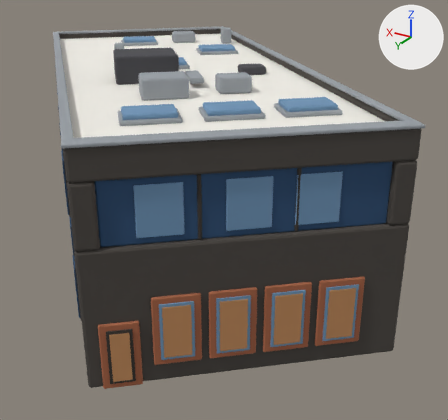
Two versions of the glTF model artifacts/101-south-park/101-south-park.glb, one commit apart.
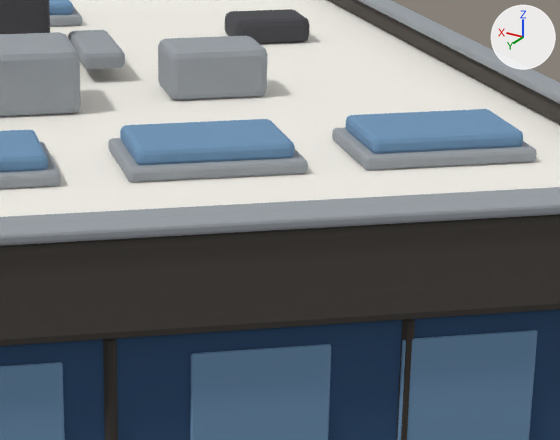
The first picture shows the older version from a 50 mm lens placed at (-20.3, 28.8, 16.1), pointed at (-3.0, -0.1, 1.6). The close-ups show the older and then the newer version on the part from 36% to 78% of the width and 14% to 50% of the height of that picture. Only the edits that show in the close-ups are written down. The lights are fixed; the arrows at upper right show +X, +Y and +Z.

In view in the first close-up: 'body', 'coping', 'front_coping', 'front_skin_header', 'hvac_a', 'hvac_b', 'ribbon_glass', 'ribbon_glow0', 'ribbon_glow1', 'ribbon_glow2', 'skylight1', 'skylight2' and 12 more.
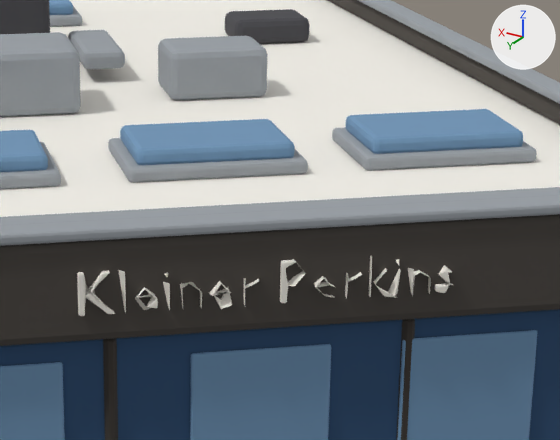
The edits, one by one:
Material 'Toy_trim' (mat_toy_trim) is new.
Its base color is (0.896, 0.863, 0.791) (white #f3efe6).
Its roughness is 0.85.
Mesh me_wordmark_curve is new.
It has 955 vertices, 1928 faces and spans x -12.18..-8.74, y 8.9..11.99, z 8.95..9.5.
It uses material mat_toy_trim (white #f3efe6).
Object 'wordmark' (ob_wordmark) is new; it shows me_wordmark_curve.
Its location is (0.0, 0.0, 0.0).

Changed parts and their boxes (x1, y1, x2, y2) in the close-ups (560 x 440 px):
'wordmark', added
    after: (77, 256, 453, 316)
